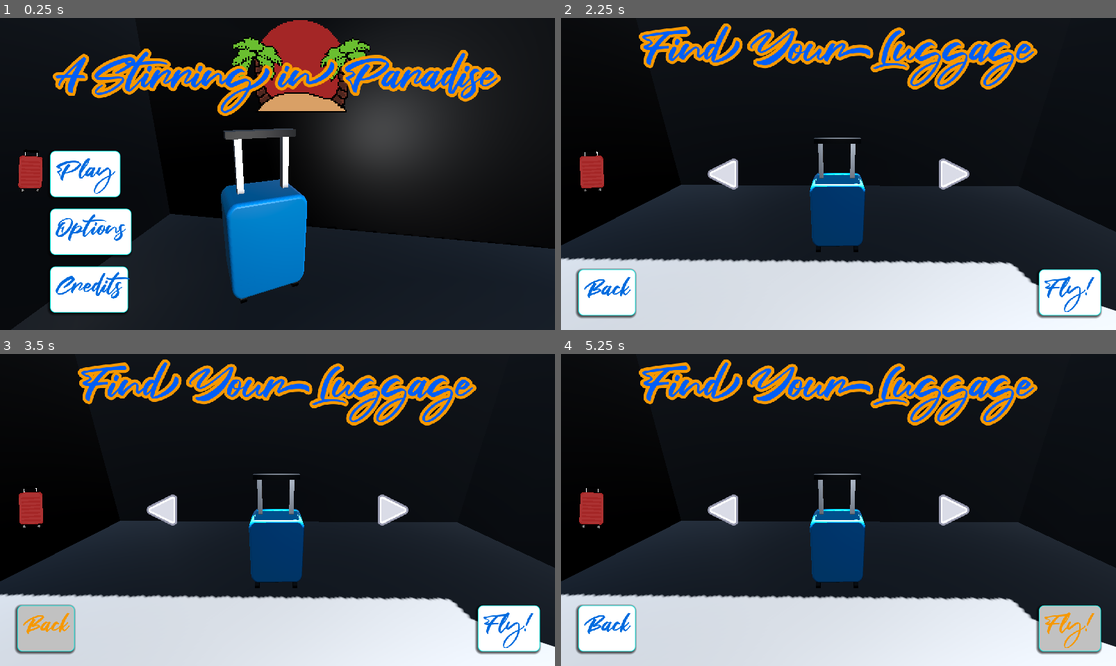
Above: before the commit, frames 1-4 (two rows, left to right).
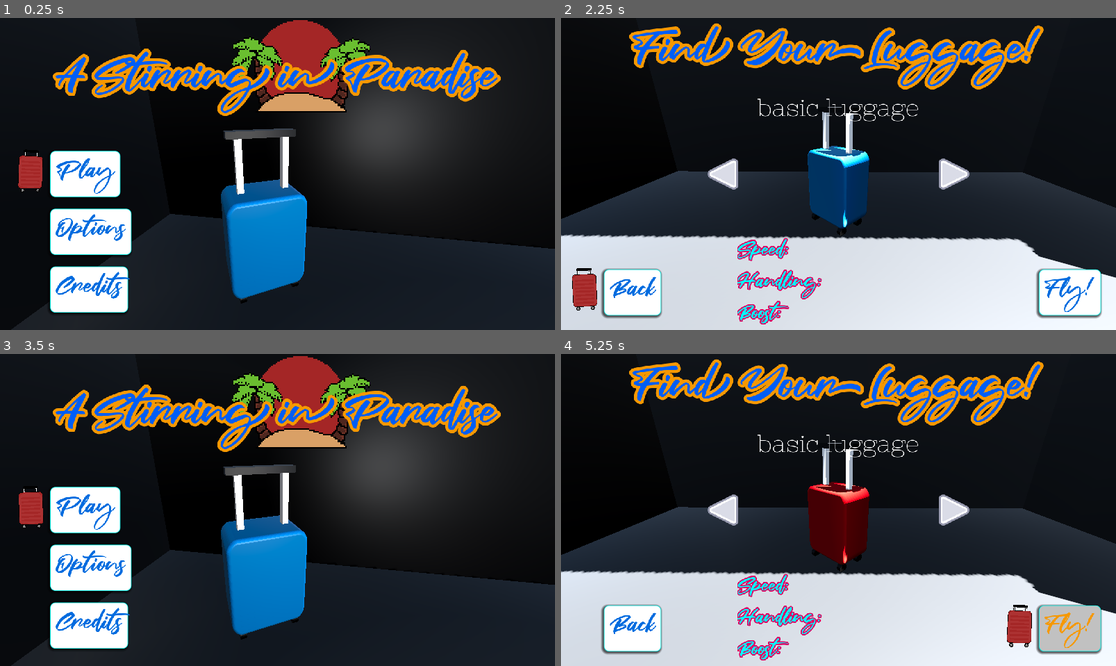
Above: after the commit, the same moments.

Repository: emilyallerdings/gwj81-expedition
Game: Godot game, scene res://Scenes/main_menu.tscn
Same seed, same stepped clock (60 frames per second), same inputs: the game is played once before the commit and once after it. This scene is started directly instead of the project's main scene.
Inputs (mouse positions are in pixels of both pictures, inside the frame that each line leads up to):
- Up to frame 1 (0.25 s): no input
- Up to frame 2 (2.25 s): click "Options" at 0.5 s; click "Back" at 1.25 s; click "Play" at 2 s
- Up to frame 3 (3.5 s): click "Back" at 2.75 s
- Up to frame 4 (5.25 s): click (644, 510) at 3.5 s, where only the run after the commit has a clickable "Play"; click (955, 510) at 4.25 s; click "Fly!" at 5 s

The runs differ from the first frame. In frame 1, 0.1% of the frame differs, in the area x 41-52%, y 38-57%; in frame 2, 24%; in frame 3, 55%, in the area x 0-100%, y 0-100%; in frame 4, 25%.

Commit message:
Added in cycling of luggage types

Diff:
--- a/Materials/default_theme.tres
+++ b/Materials/default_theme.tres
@@ -1,6 +1,5 @@
-[gd_resource type="Theme" load_steps=7 format=3 uid="uid://bncgplyvgv608"]
+[gd_resource type="Theme" load_steps=6 format=3 uid="uid://bncgplyvgv608"]
 
-[ext_resource type="FontFile" uid="uid://bafns24uaw6y5" path="res://Materials/NixieOne.ttf" id="1_88cmt"]
 [ext_resource type="FontFile" uid="uid://d4da0phun8v4d" path="res://Materials/Fair Prosper.ttf" id="1_c5ure"]
 
 [sub_resource type="StyleBoxEmpty" id="StyleBoxEmpty_88cmt"]
@@ -84,4 +83,4 @@
 Button/styles/normal = SubResource("StyleBoxFlat_ycoxo")
 Button/styles/pressed = SubResource("StyleBoxFlat_34v3d")
 RichTextLabel/font_sizes/normal_font_size = 50
-RichTextLabel/fonts/normal_font = ExtResource("1_88cmt")
+RichTextLabel/fonts/normal_font = ExtResource("1_c5ure")
--- a/Scenes/luggage.tscn
+++ b/Scenes/luggage.tscn
@@ -1,13 +1,5 @@
-[gd_scene load_steps=3 format=3 uid="uid://c3st1sbq1ewwj"]
+[gd_scene load_steps=2 format=3 uid="uid://c3st1sbq1ewwj"]
 
 [ext_resource type="PackedScene" uid="uid://t54luoyhamqx" path="res://Assets/luggage.glb" id="1_iiv55"]
 
-[sub_resource type="StandardMaterial3D" id="StandardMaterial3D_n4s8n"]
-albedo_color = Color(0.77084, 0.770839, 0.770839, 1)
-metallic = 1.0
-roughness = 0.5
-
 [node name="luggage" instance=ExtResource("1_iiv55")]
-
-[node name="Cube" parent="." index="2"]
-surface_material_override/0 = SubResource("StandardMaterial3D_n4s8n")
--- a/Scenes/main_menu.tscn
+++ b/Scenes/main_menu.tscn
@@ -8,6 +8,7 @@
 [ext_resource type="FontFile" uid="uid://d4da0phun8v4d" path="res://Materials/Fair Prosper.ttf" id="6_5egv6"]
 [ext_resource type="Texture2D" uid="uid://crjk38l5pjmae" path="res://UI Assets/title_splash.png" id="7_vtepg"]
 [ext_resource type="PackedScene" uid="uid://c3st1sbq1ewwj" path="res://Scenes/luggage.tscn" id="8_8dnnj"]
+[ext_resource type="FontFile" uid="uid://bafns24uaw6y5" path="res://Materials/NixieOne.ttf" id="9_5egv6"]
 [ext_resource type="Texture2D" uid="uid://drup8k7ldow28" path="res://UI Assets/PNG/Grey/Double/arrow_basic_e.png" id="9_16hvj"]
 [ext_resource type="Texture2D" uid="uid://dbny84hi1f3de" path="res://UI Assets/PNG/Yellow/Double/arrow_basic_e.png" id="9_vr1f0"]
 [ext_resource type="Texture2D" uid="uid://d0fyfowx2t2an" path="res://UI Assets/PNG/Yellow/Double/arrow_basic_w.png" id="10_t1dhk"]
@@ -39,15 +40,6 @@
 shader_parameter/rotation = 1.49012e-07
 shader_parameter/mouse_screen_pos_test = Vector2(0, 0)
 
-[sub_resource type="StandardMaterial3D" id="StandardMaterial3D_fbgsc"]
-albedo_color = Color(0.552962, 1.35969e-06, 4.81307e-07, 1)
-
-[sub_resource type="StandardMaterial3D" id="StandardMaterial3D_ni8b3"]
-albedo_color = Color(0.620041, 0.620041, 0, 1)
-
-[sub_resource type="StandardMaterial3D" id="StandardMaterial3D_vxmc4"]
-albedo_color = Color(0.521141, 0.521141, 0.521141, 1)
-
 [sub_resource type="StyleBoxEmpty" id="StyleBoxEmpty_16hvj"]
 
 [sub_resource type="StyleBoxTexture" id="StyleBoxTexture_t1dhk"]
@@ -185,20 +177,20 @@
 [node name="luggage3" parent="Options Menu" instance=ExtResource("8_8dnnj")]
 transform = Transform3D(0.5, -0.75, 0.433013, 0.836136, 0.548295, -0.0158119, -0.22556, 0.369963, 0.901249, -4.37206, 4.31538, -1.60532)
 
-[node name="Case" parent="Options Menu/luggage3" index="0"]
-surface_material_override/0 = SubResource("StandardMaterial3D_fbgsc")
+[node name="Cube" parent="Options Menu/luggage3" index="2"]
+surface_material_override/0 = null
 
 [node name="luggage4" parent="Options Menu" instance=ExtResource("8_8dnnj")]
 transform = Transform3D(1, 0, 0, 0, 1, 0, 0, 0, 1, -16.4532, 3, -5.76783)
 
-[node name="Case" parent="Options Menu/luggage4" index="0"]
-surface_material_override/0 = SubResource("StandardMaterial3D_ni8b3")
+[node name="Cube" parent="Options Menu/luggage4" index="2"]
+surface_material_override/0 = null
 
 [node name="luggage5" parent="Options Menu" instance=ExtResource("8_8dnnj")]
 transform = Transform3D(1, 0, 0, 0, -4.37114e-08, 1, 0, -1, -4.37114e-08, -8.75903, 6, -5.67985)
 
-[node name="Case" parent="Options Menu/luggage5" index="0"]
-surface_material_override/0 = SubResource("StandardMaterial3D_vxmc4")
+[node name="Cube" parent="Options Menu/luggage5" index="2"]
+surface_material_override/0 = null
 
 [node name="Options Menu Camera" type="Camera3D" parent="Options Menu"]
 transform = Transform3D(-0.0243974, -0.303075, 0.952654, 0, 0.952938, 0.303165, -0.999702, 0.00739644, -0.0232492, 10.6243, 19.6267, -2.90478)
@@ -251,10 +243,9 @@
 [node name="Selection Menu" type="Node3D" parent="."]
 
 [node name="Selection Menu Camera" type="Camera3D" parent="Selection Menu"]
-transform = Transform3D(0.702745, 0.232159, -0.672497, 0, 0.945259, 0.326321, 0.711442, -0.22932, 0.664276, 39.0334, 20.0006, -22.1463)
+transform = Transform3D(0.702745, 0.232159, -0.672497, 0, 0.945259, 0.326321, 0.711442, -0.229321, 0.664276, 39.0334, 16.8401, -22.1463)
 
 [node name="Selection Menu UI" type="Control" parent="Selection Menu"]
-visible = false
 layout_mode = 3
 anchors_preset = 15
 anchor_right = 1.0
@@ -277,18 +268,62 @@
 theme_override_fonts/normal_font = ExtResource("6_5egv6")
 theme_override_font_sizes/normal_font_size = 90
 bbcode_enabled = true
-text = "[color=#005EF6]Find Your Luggage[/color]"
+text = "[color=#005EF6]Find Your Luggage![/color]"
 horizontal_alignment = 1
 vertical_alignment = 1
 
+[node name="Luggage Type" type="RichTextLabel" parent="Selection Menu/Selection Menu UI"]
+layout_mode = 1
+anchors_preset = 14
+anchor_top = 0.5
+anchor_right = 1.0
+anchor_bottom = 0.5
+offset_left = 366.0
+offset_top = -167.0
+offset_right = -366.0
+offset_bottom = -109.0
+grow_horizontal = 2
+grow_vertical = 2
+theme = ExtResource("5_t1dhk")
+theme_override_fonts/normal_font = ExtResource("9_5egv6")
+bbcode_enabled = true
+text = "basic luggage"
+fit_content = true
+horizontal_alignment = 1
+vertical_alignment = 1
+
+[node name="Luggage Stats" type="RichTextLabel" parent="Selection Menu/Selection Menu UI"]
+layout_mode = 1
+anchors_preset = 14
+anchor_top = 0.5
+anchor_right = 1.0
+anchor_bottom = 0.5
+offset_left = 366.0
+offset_top = 97.0
+offset_right = -366.0
+offset_bottom = 361.0
+grow_horizontal = 2
+grow_vertical = 2
+theme = ExtResource("5_t1dhk")
+theme_override_colors/font_outline_color = Color(0.873392, 5.53504e-05, 0.384009, 1)
+theme_override_constants/outline_size = 10
+theme_override_font_sizes/normal_font_size = 40
+bbcode_enabled = true
+text = "[color=cyan]Speed:
+Handling:
+Boost:
+[/color]"
+fit_content = true
+vertical_alignment = 1
+
 [node name="Selection Back" type="Button" parent="Selection Menu/Selection Menu UI"]
 layout_mode = 1
 anchors_preset = 2
 anchor_top = 1.0
 anchor_bottom = 1.0
-offset_left = 46.0
+offset_left = 99.0
 offset_top = -121.0
-offset_right = 145.0
+offset_right = 198.0
 offset_bottom = -35.0
 grow_vertical = 0
 theme = ExtResource("5_t1dhk")
@@ -346,9 +381,6 @@
 grow_vertical = 0
 theme = ExtResource("5_t1dhk")
 text = "Fly!"
-
-[node name="luggage" parent="." instance=ExtResource("8_8dnnj")]
-transform = Transform3D(0.707107, 0, 0.707107, 0, 1, 0, -0.707107, 0, 0.707107, 54.498, 3, -37.5734)
 
 [node name="SpotLight3D" type="SpotLight3D" parent="."]
 transform = Transform3D(-0.733117, -0.679142, 0.0361344, 0, 0.0531308, 0.998588, -0.680103, 0.732081, -0.0389511, 53.3648, 35.1774, -36.1202)
@@ -357,6 +389,9 @@
 shadow_enabled = true
 spot_range = 28.667
 spot_angle = 12.43
+
+[node name="SelectionStage" type="Node3D" parent="."]
+transform = Transform3D(1, 0, 0, 0, 1, 0, 0, 0, 1, 54.498, 3, -37.573)
 
 [connection signal="mouse_entered" from="Main Menu/Main Menu UI/Play" to="." method="_on_play_mouse_entered"]
 [connection signal="pressed" from="Main Menu/Main Menu UI/Play" to="." method="_on_play_pressed"]
@@ -366,6 +401,11 @@
 [connection signal="pressed" from="Main Menu/Main Menu UI/Credits" to="." method="_on_credits_pressed"]
 [connection signal="mouse_entered" from="Options Menu/Options Menu UI/Options Back" to="." method="_on_options_back_mouse_entered"]
 [connection signal="pressed" from="Options Menu/Options Menu UI/Options Back" to="." method="_on_options_back_pressed"]
+[connection signal="mouse_entered" from="Selection Menu/Selection Menu UI/Selection Back" to="." method="_on_selection_back_mouse_entered"]
+[connection signal="pressed" from="Selection Menu/Selection Menu UI/Selection Back" to="." method="_on_selection_back_pressed"]
+[connection signal="pressed" from="Selection Menu/Selection Menu UI/Right Button" to="." method="_on_right_button_pressed"]
+[connection signal="mouse_entered" from="Selection Menu/Selection Menu UI/Selection Play" to="." method="_on_selection_play_mouse_entered"]
+[connection signal="pressed" from="Selection Menu/Selection Menu UI/Selection Play" to="." method="_on_selection_play_pressed"]
 
 [editable path="Options Menu/luggage3"]
 [editable path="Options Menu/luggage4"]
--- a/Scenes/player.tscn
+++ b/Scenes/player.tscn
@@ -28,4 +28,7 @@
 [node name="luggage" parent="." instance=ExtResource("2_6t5aa")]
 transform = Transform3D(-1.09278e-08, 0, -0.25, 0, 0.25, 0, 0.25, 0, -1.09278e-08, 0, 3, 0)
 
+[node name="Cube" parent="luggage" index="2"]
+surface_material_override/0 = null
+
 [editable path="luggage"]
--- /dev/null
+++ b/Scenes/selection_test_luggage.tscn
@@ -0,0 +1,11 @@
+[gd_scene load_steps=3 format=3 uid="uid://bgnwq0c85jvav"]
+
+[ext_resource type="PackedScene" uid="uid://t54luoyhamqx" path="res://Assets/luggage.glb" id="1_y08q4"]
+
+[sub_resource type="StandardMaterial3D" id="StandardMaterial3D_y08q4"]
+albedo_color = Color(0.632225, 1.9493e-06, 3.36915e-07, 1)
+
+[node name="luggage" instance=ExtResource("1_y08q4")]
+
+[node name="Case" parent="." index="0"]
+surface_material_override/0 = SubResource("StandardMaterial3D_y08q4")
--- a/Scripts/main_menu.gd
+++ b/Scripts/main_menu.gd
@@ -25,19 +25,38 @@
 #endregion
 
 #region selection menu ui buttons
+@onready var selection_back = $"Selection Menu/Selection Menu UI/Selection Back"
+@onready var right_button = $"Selection Menu/Selection Menu UI/Right Button"
+@onready var left_button = $"Selection Menu/Selection Menu UI/Left Button"
+@onready var selection_play = $"Selection Menu/Selection Menu UI/Selection Play"
+#endregion
 
-#endregion
+@onready var selection_stage = $SelectionStage
 
 var camera_transition := false
 var transition_speed := 5.0
 var from_camera : Camera3D = null
 var to_camera : Camera3D = null
 
+var luggages : Array[PackedScene] = [preload("res://Scenes/luggage.tscn"), preload("res://Scenes/selection_test_luggage.tscn")]
+var i : int = 0
+var current_luggage_type = luggages[i]
+#enum luggage_types {
+	#BASIC,
+	#BIGDADDY,
+	#HOTROD,
+	#SPARKLECORN
+#}
+#
+#var current_luggage_type := luggage_types.BASIC
+
 func _ready() -> void:
 	SoundBus.airport_ambience.play()
 	main_menu_ui.visible = true
 	options_menu_ui.visible = false
+	selection_menu_ui.visible = false
 	suitecase_sprite.position = Vector2(play.position.x - 50.0, play.position.y + 35.0)
+	selection_stage.add_child(luggages[0].instantiate())
 
 func _process(delta: float) -> void:
 	lerp_camera(delta)
@@ -61,6 +80,7 @@
 
 	camera_transition = true
 
+#region button press logic
 func _on_play_pressed() -> void:
 	SoundBus.button.play()
 	SoundBus.whoosh.play()
@@ -69,6 +89,7 @@
 	selection_menu_ui.visible = true
 	#await get_tree().create_timer(0.5).timeout
 	main_menu_ui.visible = false
+	suitecase_sprite.position = Vector2(selection_back.position.x - 50.0, selection_back.position.y + 35.0)
 
 func _on_options_pressed() -> void:
 	SoundBus.button.play()
@@ -90,9 +111,28 @@
 	main_menu_ui.visible = true
 	suitecase_sprite.position = Vector2(options.position.x - 50.0, options.position.y + 35.0)
 
+func _on_selection_back_pressed():
+	SoundBus.button.play()
+	SoundBus.whoosh.play()
+
+	transition_cameras(selection_menu_camera, main_menu_camera)
+
+	selection_menu_ui.visible = false
+	#await get_tree().create_timer(0.5).timeout
+	main_menu_ui.visible = true
+	suitecase_sprite.position = Vector2(play.position.x - 50.0, play.position.y + 35.0)
+
 func _on_credits_pressed() -> void:
 	SoundBus.button.play()
 
+func _on_selection_play_pressed():
+	SoundBus.button.play()
+	SoundBus.whoosh.play()
+
+#endregion
+
+
+#region mouse hover logic
 func _on_play_mouse_entered() -> void:
 	suitecase_sprite.position = Vector2(play.position.x - 50.0, play.position.y + 35.0)
 	SoundBus.button_hover_click.play()
@@ -106,5 +146,34 @@
 	SoundBus.button_hover_click.play()
 
 func _on_options_back_mouse_entered() -> void:
+	suitecase_sprite.position = Vector2(options_back.position.x - 50.0, options_back.position.y + 35.0)
 	SoundBus.button_hover_click.play()
-	suitecase_sprite.position = Vector2(options_back.position.x - 50.0, options_back.position.y + 35.0)
+
+func _on_selection_back_mouse_entered():
+	suitecase_sprite.position = Vector2(selection_back.position.x - 50.0, selection_back.position.y + 35.0)
+	SoundBus.button_hover_click.play()
+
+func _on_selection_play_mouse_entered():
+	suitecase_sprite.position = Vector2(selection_play.position.x - 50.0, selection_play.position.y + 35.0)
+	SoundBus.button_hover_click.play()
+#endregion
+
+
+func _on_right_button_pressed():
+
+	i = (i + 1) % len(luggages)
+	var luggage = luggages[i].instantiate()
+	selection_stage.get_child(0).queue_free()
+	selection_stage.add_child(luggage)
+
+
+	#match current_luggage_type:
+		#
+		#luggage_types.BASIC:
+			#pass
+		#luggage_types.BIGDADDY:
+			#pass
+		#luggage_types.HOTROD:
+			#pass
+		#luggage_types.SPARKLECORN:
+			#pass
Not shown: 1 places in Scenes/main.tscn that only renumber resources
Not shown: 1 places in Scenes/main_menu.tscn that only renumber resources
